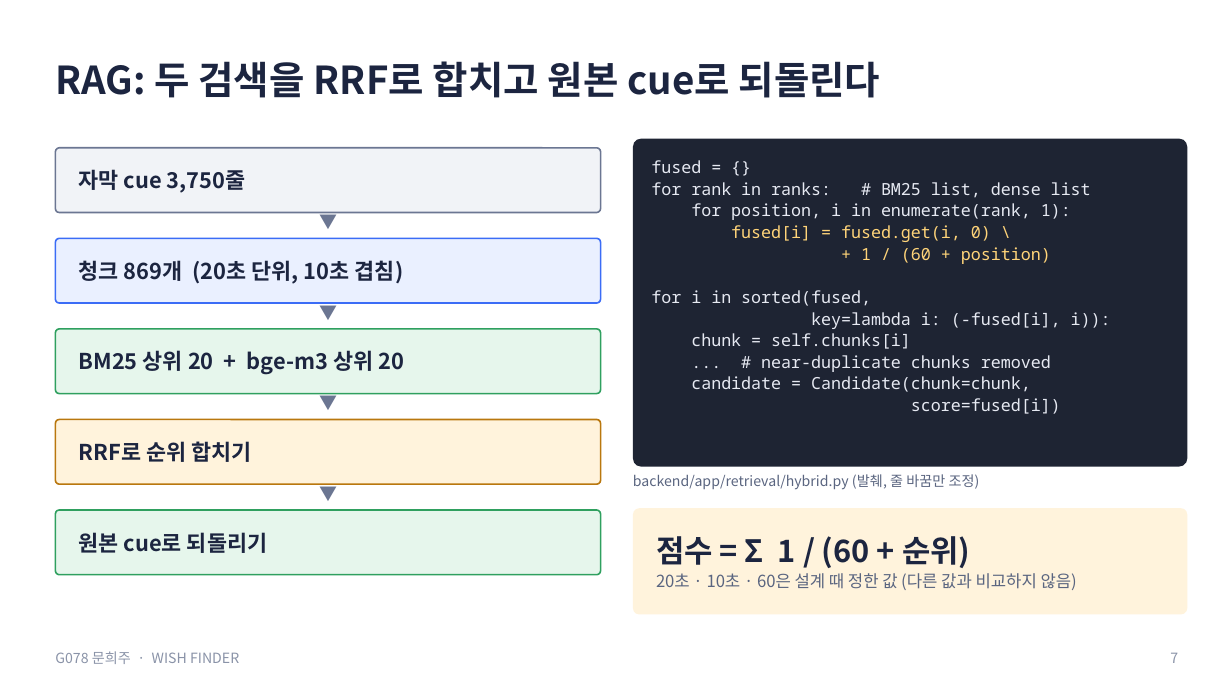
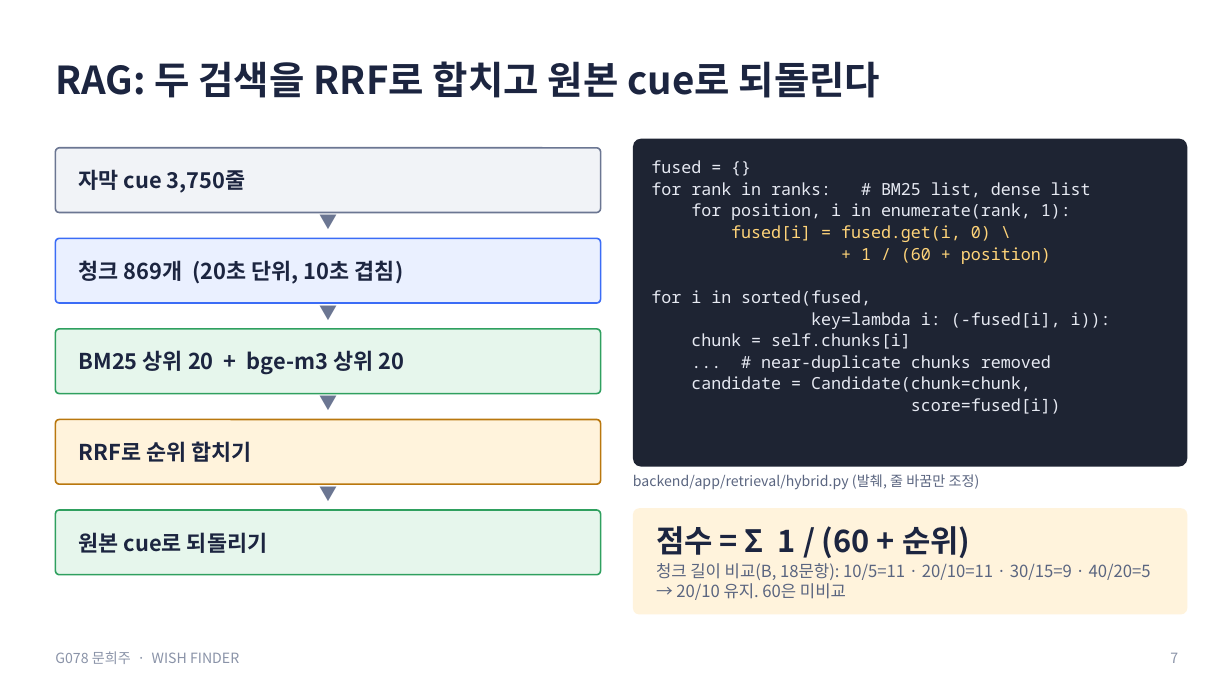
Before and after one commit to creepygrape/skala-AICapstone-mini-2, a slide deck: slide 7 of docs/exec/G078_문희주_발표.pptx. Drawn at 1232x693 pixels with LibreOffice and Linux fonts; fonts in the diff are those of the drawing. Boxes give left, top, right and bottom in pixels: in the first picture for what was removed or moved away, otherwise in the second. Text is boxed around its words. In the diff, an @@ line names an element or a change of style, - is before the commit and + after.

```diff
--- a/docs/exec/G078_문희주_발표.pptx
+++ b/docs/exec/G078_문희주_발표.pptx
@@ text at (656,563,1151,600): text changed @@
-20초 · 10초 · 60은 설계 때 정한 값 (다른 값과 비교하지 않음)
+청크 길이 비교(B, 18문항): 10/5=11 · 20/10=11 · 30/15=9 · 40/20=5 → 20/10 유지. 60은 미비교
```
Also in this commit, not shown: 6 other slides changed, 7 other files.
